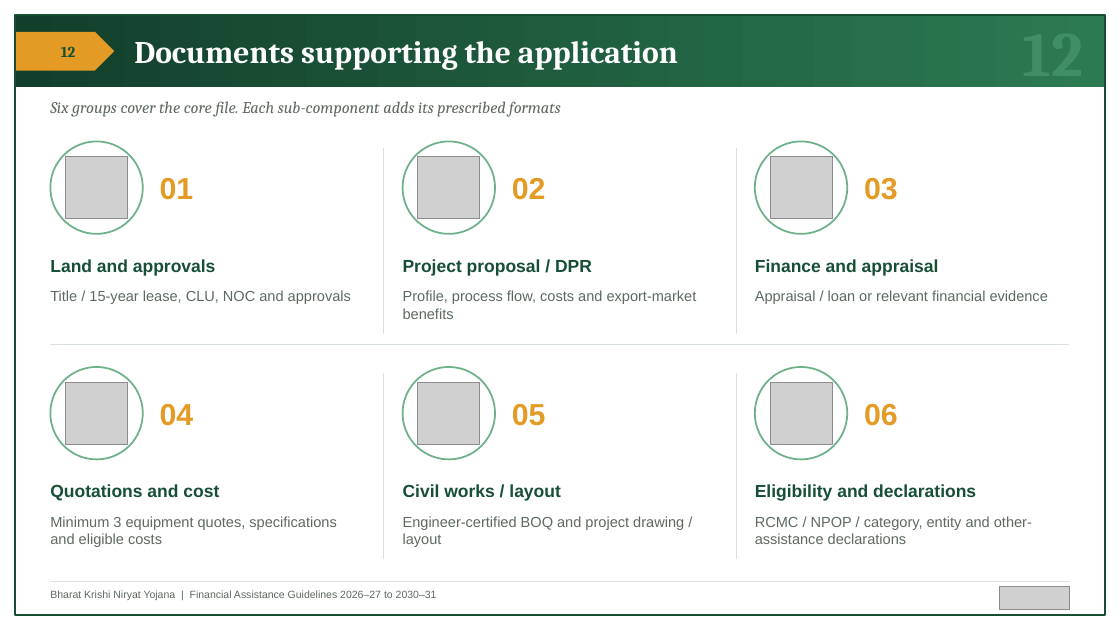
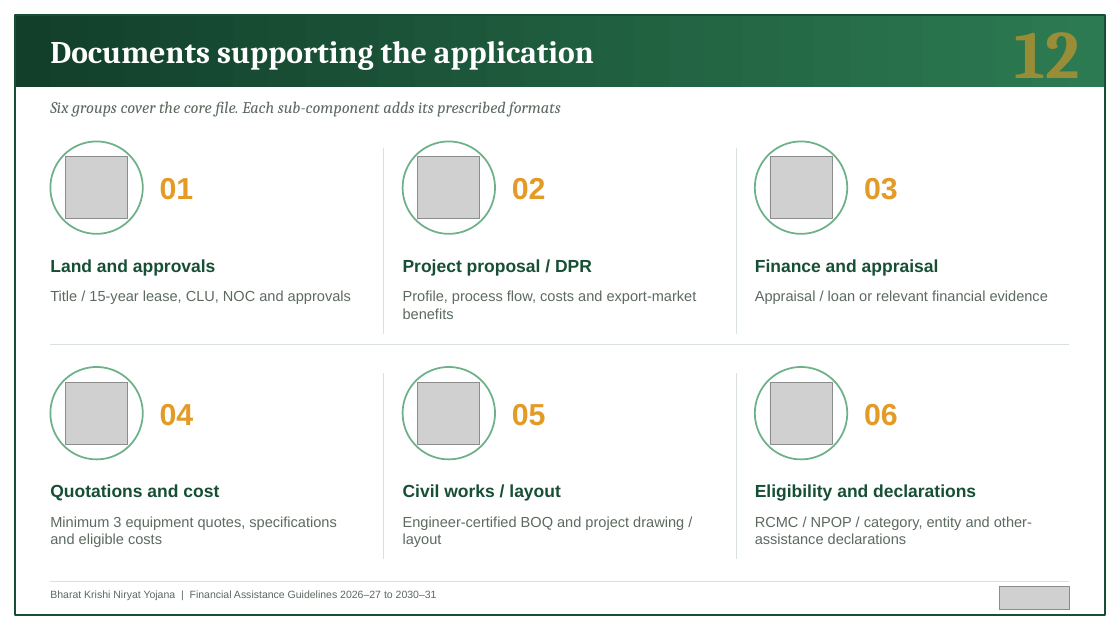
Before and after one commit to BantheFox012/FM, a slide deck: slide 12 of APEDA_BKNY_Standard_40_Percent.pptx. Drawn at 1120x630 pixels with LibreOffice and Linux fonts; fonts in the diff are those of the drawing; grey boxes stand for pictures. Boxes give left, top, right and bottom in pixels: in the first picture for what was removed or moved away, otherwise in the second. Text is boxed around its words. In the diff, an @@ line names an element or a change of style, - is before the commit and + after.

```diff
--- a/APEDA_BKNY_Standard_40_Percent.pptx
+++ b/APEDA_BKNY_Standard_40_Percent.pptx
@@ text "Documents supporting the application": place and size @@
-text "Documents supporting the application" at [134, 41, 678, 70]
+text "Documents supporting the application" at [50, 41, 594, 70]
@@ text "12" at [1014, 15, 1079, 93]: size 54 to 58 pt, text colour #3F8E64 to #E39B26 at 60% opacity @@
@@ pentagon arrow removed at [15, 32, 114, 71] @@
@@ text removed at [61, 46, 76, 57] @@
-12
```
Also in this commit, not shown: 11 other slides changed.
